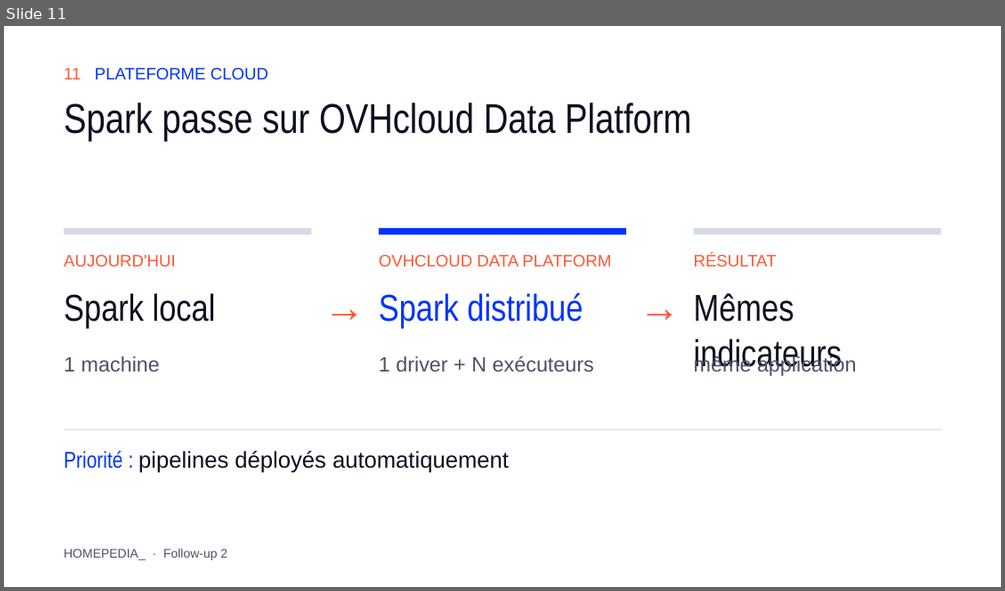
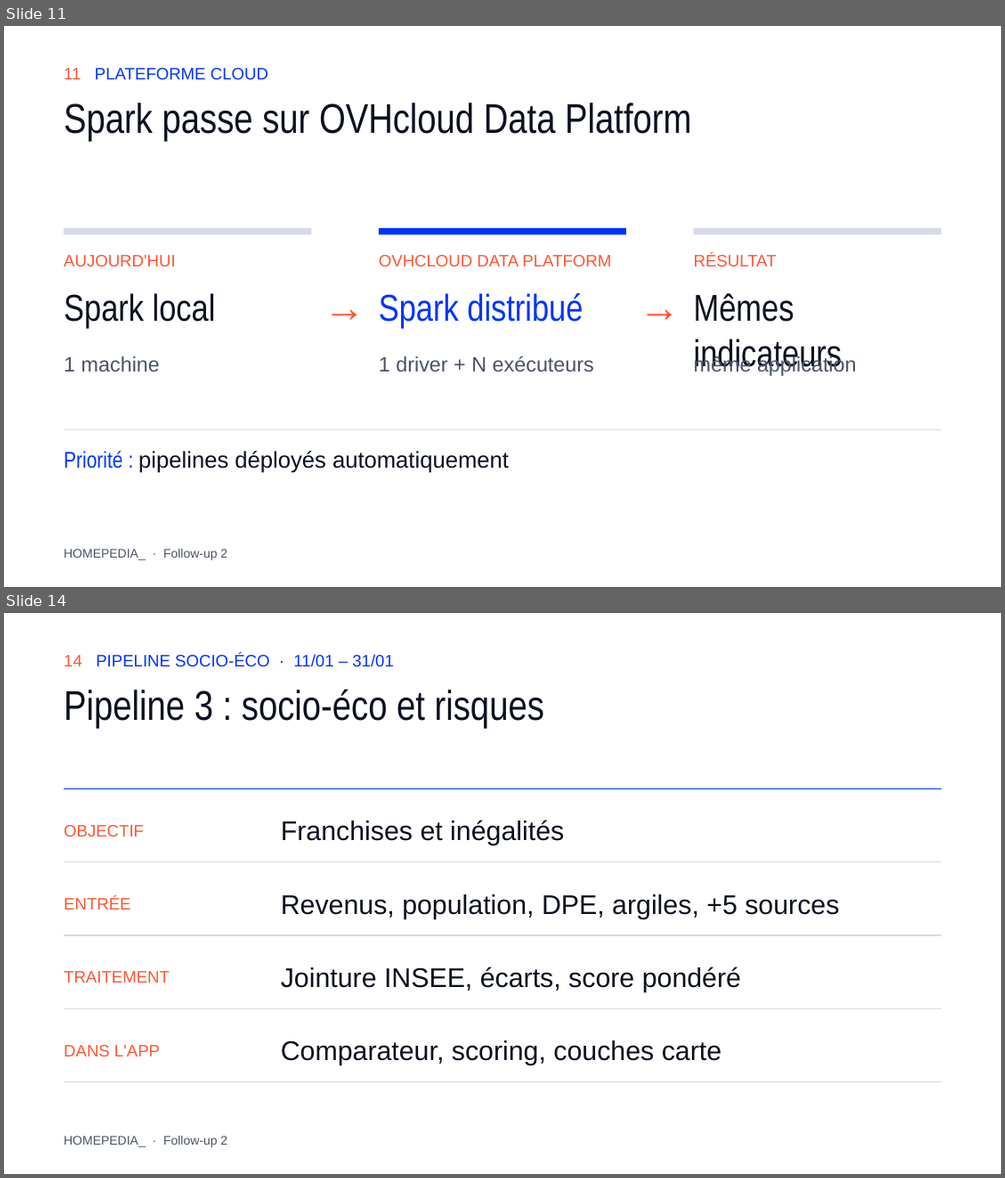
Before and after one commit to NicolasThao/T-DAT-901-Homepedia, a slide deck: docs/followup2/Homepedia_Follow-up_2.pptx. Shown one above the other, each under a label of ours: slide 11 before the commit, slides 11 and 14 after it; the slides between them are not shown. The pictures are 1005x591 and 1005x1178 pixels, drawn with LibreOffice and Linux fonts; fonts in the diff are those of the drawing. Boxes give left, top, right and bottom in pixels: in the first picture for what was removed or moved away, otherwise in the second. Text is boxed around its words. In the diff, an @@ line names an element or a change of style, - is before the commit and + after.

Commit message:
docs(followup2): 3 slides pipelines cloud (prix, texte, socio-eco) avant la feuille de route

```diff
--- a/docs/followup2/Homepedia_Follow-up_2.pptx
+++ b/docs/followup2/Homepedia_Follow-up_2.pptx
@@ slide 14 added at (4, 613, 1001, 1174), background #FFFFFF @@
@@ text added at (64, 654, 394, 667), 16 pt, text #0033FF @@
+14 PIPELINE SOCIO-ÉCO · 11/01 – 31/01
@@ text added at (64, 689, 544, 728), 40 pt, text #0B1020 @@
+Pipeline 3 : socio-éco et risques
@@ line added from (64, 788) to (941, 788), #0033FF 1.5 pt @@
@@ text added at (64, 825, 144, 836), 16 pt, text #FF5533 @@
+OBJECTIF
@@ text added at (281, 819, 564, 845), 26 pt, text #0B1020 @@
+Franchises et inégalités
@@ line added from (64, 862) to (941, 862), #D5DAE6 1 pt @@
@@ text added at (64, 898, 130, 909), 16 pt, text #FF5533 @@
+ENTRÉE
@@ text added at (281, 894, 839, 919), 26 pt, text #0B1020 @@
+Revenus, population, DPE, argiles, +5 sources
@@ line added from (64, 935) to (941, 935), #D5DAE6 1 pt @@
@@ text added at (64, 971, 170, 982), 16 pt, text #FF5533 @@
+TRAITEMENT
@@ text added at (281, 966, 741, 992), 26 pt, text #0B1020 @@
+Jointure INSEE, écarts, score pondéré
@@ line added from (64, 1008) to (941, 1008), #D5DAE6 1 pt @@
@@ text added at (64, 1045, 160, 1056), 16 pt, text #FF5533 @@
+DANS L'APP
@@ text added at (281, 1040, 721, 1065), 26 pt, text #0B1020 @@
+Comparateur, scoring, couches carte
@@ line added from (64, 1082) to (941, 1082), #D5DAE6 1 pt @@
@@ text added at (64, 1135, 227, 1147), 12 pt, text #4A5266 @@
+HOMEPEDIA_ · Follow-up 2
```
Also in this commit, not shown: 1 slide changed, 2 other slides added, 6 other files.
